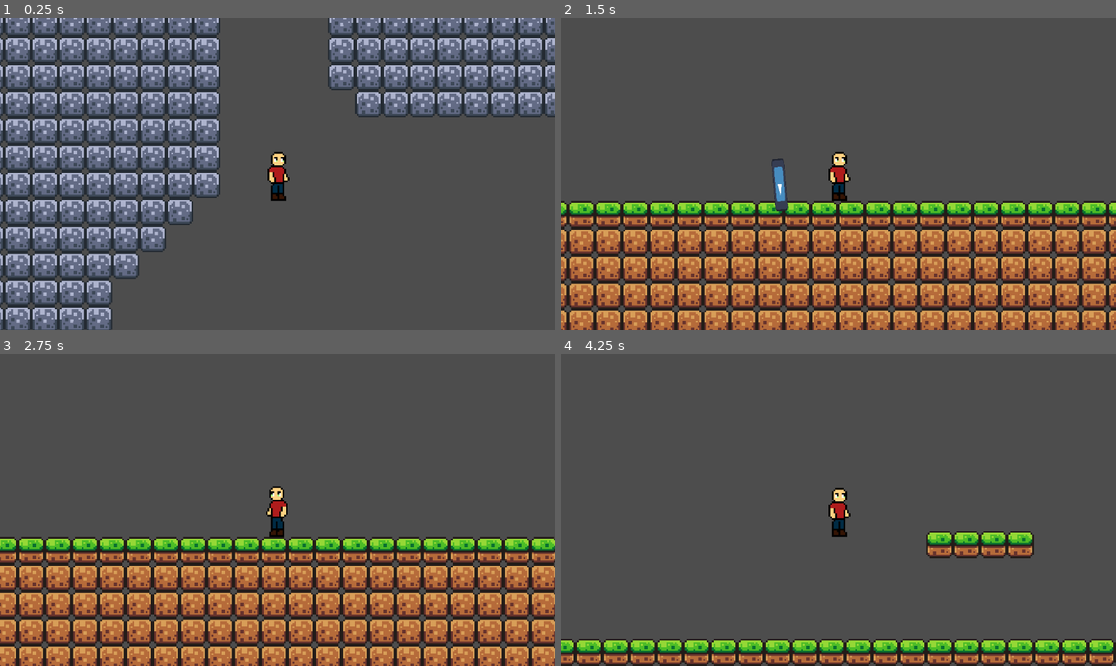
Above: before the commit, frames 1-4 (two rows, left to right).
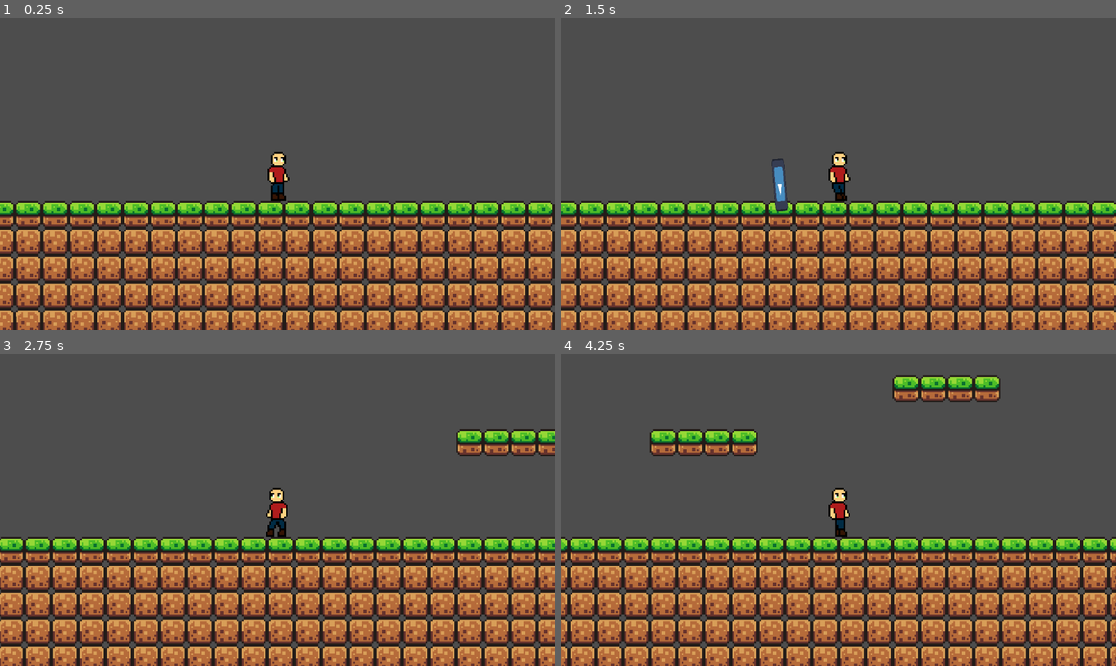
Above: after the commit, the same moments.

Repository: EduTOdev/BlockWorld
Game: Godot game, scene res://Stage/game.tscn
The game is run twice, just before and just after one commit, with the same random seed, the same clock (stepped at 60 frames per second) and the same inputs. The engine's default icon, where the game draws it, is replaced by a stand-in: a white triangle on a blue panel in a dark square.
Inputs (mouse positions are in pixels of both pictures, inside the frame that each line leads up to):
- Up to frame 1 (0.25 s): no input
- Up to frame 2 (1.5 s): tap Enter (ui_accept) at 0.5, 0.77 s; move the mouse to (960, 158) at 0.52 s; hold 1 (Arma0) 0.53-1.28 s; hold Right (ui_right) from 0.53 s (still down); click (960, 158) at 0.67 s; tap 2 (Arma1) at 0.8, 1.35 s; move the mouse to (727, 189) at 1.27 s; click (727, 189) at 1.42 s
- Up to frame 3 (2.75 s): tap Enter (ui_accept) at 1.52 s; tap Shift (Dash, bound only after the commit) at 1.55 s; move the mouse to (333, 441) at 2.02 s; release Right (ui_right) at 2.03 s; hold Left (ui_left) from 2.03 s (still down); hold Shift (Dash, bound only after the commit) from 2.03 s (still down); click (333, 441) at 2.17 s; tap 1 (Arma0) at 2.3 s
- Up to frame 4 (4.25 s): move the mouse to (810, 572) at 2.77 s; release Left (ui_left) at 2.78 s; release Shift (Dash, bound only after the commit) at 2.78 s; hold Right (ui_right) from 2.78 s (still down); tap 1 (Arma0) at 2.85 s; click (810, 572) at 2.92 s; tap Enter (ui_accept) at 3.02, 3.77 s; tap 2 (Arma1) at 3.05 s; move the mouse to (1005, 556) at 3.52 s; hold 2 (Arma1) from 3.53 s (still down); click (1005, 556) at 3.67 s; tap Shift (Dash, bound only after the commit) at 3.8 s

The runs differ from the first frame. In frame 1, 68% of the frame differs, in the area x 0-100%, y 0-100%; in frame 2, 25%; in frame 3, 26%; in frame 4, 42%.

Commit message:
Actualizado codigo laser y se agrego la habilidad de dash

Diff:
--- a/testmetodologiasagiles/Player/player.gd
+++ b/testmetodologiasagiles/Player/player.gd
@@ -1,8 +1,12 @@
 extends CharacterBody2D
 
 # Parametros Movimiento
-const SPEED = 150.0
-const JUMP_VELOCITY = -350.0
+@export var SPEED = 150.0
+@export var JUMP_VELOCITY = -350.0
+@export var DASHSPEED = 300.0
+@export var DashDuracion = 0.2
+var Direction
+var Dasheando = false
 
 # Aqui se guarda el arma actual y la lista de armas del player
 var armaSeleccionada: Node2D
@@ -42,6 +46,7 @@
 		position.x += 5
 	else: if !raycastIzq.is_colliding() and raycastDer.is_colliding(): # Correcion de esquinas Der -> Izq
 		position.x -= 5
+
 	# Manipular el salto del player
 	if Input.is_action_just_pressed("ui_accept") and tiempoAire < 0.1: # Coyote time
 		velocity.y = JUMP_VELOCITY
@@ -49,25 +54,49 @@
 		tiempoAire = 1
 
 	#Se recibe la input de movimiento del personaje y guarda 1 o -1 para indicar la direccion
-	var direction := Input.get_axis("ui_left", "ui_right")
-	if direction:
-		#Aplica la velocidad.x en base a la direccion
-		velocity.x = direction * SPEED
-		#Se giran los sprites en base a la direccion
-		$AnimatedSprite2D.flip_h = direction < 0
-		$WeaponHolder.position.x = 5 * direction
-	else:
-		#Si se suelta la tecla de movimiento se va reduciendo su velocidad gradualmente hasta llegar a 0
-		velocity.x = move_toward(velocity.x, 0, SPEED)
+	Direction = Input.get_axis("ui_left", "ui_right")
+	if !Dasheando:
+		if Direction:
+			#Aplica la velocidad.x en base a la direccion
+			velocity.x = Direction * SPEED
+			#Se giran los sprites en base a la direccion
+			$AnimatedSprite2D.flip_h = Direction < 0
+			if $AnimatedSprite2D.animation != "moving":
+				$AnimatedSprite2D.animation = "moving"
+				$AnimatedSprite2D.play()
+			$WeaponHolder.position.x = 5 * Direction
+		else:
+			#Si se suelta la tecla de movimiento se va reduciendo su velocidad gradualmente hasta llegar a 0
+			velocity.x = move_toward(velocity.x, 0, SPEED)
+			if velocity.x == 0 and $AnimatedSprite2D.animation != "idle":
+				$AnimatedSprite2D.animation = "idle"
 
 	move_and_slide()
 
-#Se detectan las teclas numericas para activar el cambio de armas
+#Se detectan las teclas para diversas acciones
 func _input(event: InputEvent) -> void:
-	if event.is_action_pressed("Arma0"):
-		equiparArma(armas[0])
-	elif event.is_action_pressed("Arma1"):
-		equiparArma(armas[1])
+	# Armas
+	for i in range(armas.size()):
+		if event.is_action_pressed("Arma" + str(i)):
+			equiparArma(armas[i])
+	# Movimiento
+	if event.is_action_pressed("Dash"):
+			dash()
+
+func dash():
+	if Dasheando:
+		return
+	Dasheando = true
+	#Aplica la velocidad.x en base a la direccion
+	if $AnimatedSprite2D.flip_h:
+		velocity.x = -1 * DASHSPEED
+	else:
+		velocity.x = 1 * DASHSPEED
+	#Se giran los sprites en base a la direccion
+	$AnimatedSprite2D.animation = "Dash"
+	$AnimatedSprite2D.play()
+	await get_tree().create_timer(DashDuracion).timeout
+	Dasheando = false
 
 func equiparArma(rutaArma: String):
 	#Se quita el arma actual
--- a/testmetodologiasagiles/Player/player.tscn
+++ b/testmetodologiasagiles/Player/player.tscn
@@ -1,7 +1,11 @@
-[gd_scene load_steps=9 format=3 uid="uid://dmmqmtr2blf3k"]
+[gd_scene load_steps=16 format=3 uid="uid://dmmqmtr2blf3k"]
 
 [ext_resource type="Script" uid="uid://b2yqag2th46o6" path="res://Player/player.gd" id="1_onrkg"]
 [ext_resource type="Texture2D" uid="uid://dynxlnf0hgwsh" path="res://Sprites/spritesheetPlayer.png" id="2_4ntmi"]
+
+[sub_resource type="AtlasTexture" id="AtlasTexture_5htga"]
+atlas = ExtResource("2_4ntmi")
+region = Rect2(0, 64, 32, 32)
 
 [sub_resource type="AtlasTexture" id="AtlasTexture_btcbx"]
 atlas = ExtResource("2_4ntmi")
@@ -19,8 +23,40 @@
 atlas = ExtResource("2_4ntmi")
 region = Rect2(96, 0, 32, 32)
 
+[sub_resource type="AtlasTexture" id="AtlasTexture_4ntmi"]
+atlas = ExtResource("2_4ntmi")
+region = Rect2(0, 32, 32, 32)
+
+[sub_resource type="AtlasTexture" id="AtlasTexture_vtle1"]
+atlas = ExtResource("2_4ntmi")
+region = Rect2(32, 32, 32, 32)
+
+[sub_resource type="AtlasTexture" id="AtlasTexture_od3ui"]
+atlas = ExtResource("2_4ntmi")
+region = Rect2(64, 32, 32, 32)
+
+[sub_resource type="AtlasTexture" id="AtlasTexture_00tjw"]
+atlas = ExtResource("2_4ntmi")
+region = Rect2(96, 32, 32, 32)
+
+[sub_resource type="AtlasTexture" id="AtlasTexture_x3vf3"]
+atlas = ExtResource("2_4ntmi")
+region = Rect2(128, 32, 32, 32)
+
+[sub_resource type="AtlasTexture" id="AtlasTexture_apopc"]
+atlas = ExtResource("2_4ntmi")
+region = Rect2(160, 32, 32, 32)
+
 [sub_resource type="SpriteFrames" id="SpriteFrames_vtle1"]
 animations = [{
+"frames": [{
+"duration": 1.0,
+"texture": SubResource("AtlasTexture_5htga")
+}],
+"loop": false,
+"name": &"Dash",
+"speed": 1.0
+}, {
 "frames": [{
 "duration": 1.0,
 "texture": SubResource("AtlasTexture_btcbx")
@@ -37,6 +73,29 @@
 "loop": true,
 "name": &"idle",
 "speed": 1.0
+}, {
+"frames": [{
+"duration": 1.0,
+"texture": SubResource("AtlasTexture_4ntmi")
+}, {
+"duration": 1.0,
+"texture": SubResource("AtlasTexture_vtle1")
+}, {
+"duration": 1.0,
+"texture": SubResource("AtlasTexture_od3ui")
+}, {
+"duration": 1.0,
+"texture": SubResource("AtlasTexture_00tjw")
+}, {
+"duration": 1.0,
+"texture": SubResource("AtlasTexture_x3vf3")
+}, {
+"duration": 1.0,
+"texture": SubResource("AtlasTexture_apopc")
+}],
+"loop": true,
+"name": &"moving",
+"speed": 10.0
 }]
 
 [sub_resource type="RectangleShape2D" id="RectangleShape2D_onrkg"]
--- a/testmetodologiasagiles/Stage/game.tscn
+++ b/testmetodologiasagiles/Stage/game.tscn
@@ -1,7 +1,9 @@
-[gd_scene load_steps=5 format=4 uid="uid://dl8jsa52egkva"]
+[gd_scene load_steps=6 format=4 uid="uid://dl8jsa52egkva"]
 
 [ext_resource type="Texture2D" uid="uid://biqhb3t8cfne" path="res://Sprites/world_tileset.png" id="2_axohr"]
 [ext_resource type="PackedScene" uid="uid://dmmqmtr2blf3k" path="res://Player/player.tscn" id="2_e2o6t"]
+
+[sub_resource type="PhysicsMaterial" id="PhysicsMaterial_4m8wv"]
 
 [sub_resource type="TileSetAtlasSource" id="TileSetAtlasSource_m1d6b"]
 texture = ExtResource("2_axohr")
@@ -153,6 +155,7 @@
 
 [sub_resource type="TileSet" id="TileSet_feb5d"]
 physics_layer_0/collision_layer = 1
+physics_layer_0/physics_material = SubResource("PhysicsMaterial_4m8wv")
 sources/1 = SubResource("TileSetAtlasSource_m1d6b")
 
 [node name="Game" type="Node2D"]
@@ -162,7 +165,7 @@
 tile_set = SubResource("TileSet_feb5d")
 
 [node name="Player" parent="." instance=ExtResource("2_e2o6t")]
-position = Vector2(-158, -47)
+position = Vector2(-132, 333)
 
 [node name="Camera2D" type="Camera2D" parent="Player"]
 zoom = Vector2(3.5, 3.5)
--- a/testmetodologiasagiles/project.godot
+++ b/testmetodologiasagiles/project.godot
@@ -12,7 +12,7 @@
 
 config/name="TestMetodologiasAgiles"
 run/main_scene="uid://dl8jsa52egkva"
-config/features=PackedStringArray("4.5", "Forward Plus")
+config/features=PackedStringArray("4.4", "Forward Plus")
 config/icon="res://icon.svg"
 
 [dotnet]
@@ -47,7 +47,12 @@
 "events": [Object(InputEventKey,"resource_local_to_scene":false,"resource_name":"","device":-1,"window_id":0,"alt_press …(191 unchanged characters)…
 ]
 }
+Dash={
+"deadzone": 0.2,
+"events": [Object(InputEventKey,"resource_local_to_scene":false,"resource_name":"","device":-1,"window_id":0,"alt_pressed":false,"shift_pressed":false,"ctrl_pressed":false,"meta_pressed":false,"pressed":false,"keycode":0,"physical_keycode":4194325,"key_label":0,"unicode":0,"location":0,"echo":false,"script":null)
+]
+}
 
 [rendering]
 
-textures/canvas_textures/default_texture_filter=0
+textures/canvas_textures/default_texture_filter=3
--- a/testmetodologiasagiles/weapons/Laser/laser.gd
+++ b/testmetodologiasagiles/weapons/Laser/laser.gd
@@ -2,19 +2,45 @@
 
 #Parametros Laser
 var laserVisible = false
+@export var LaserColor := Color.RED
+@export var LaserAnchura := 3.0
+@export var collisionMask: int = 1
+
+#Posicion Impacto
+var hitPosition: Vector2
+var hitCollider: Node = null
 
 func _process(_delta):
 	#Detecta en tiempo real si se esta manteniendo pulsado el clic izq del mouse
 	laserVisible = Input.is_mouse_button_pressed(MOUSE_BUTTON_LEFT)
-	#Activa redraw el cual manda a llamar draw constantemente para que se actualice la posicion del laser
-	#en tiempo real
 	if laserVisible:
+		var Laser = global_position
+		var Mouse = get_global_mouse_position()
+
+		var spaceState = get_world_2d().direct_space_state
+		var query = PhysicsRayQueryParameters2D.create(Laser, Mouse)
+		query.exclude = [get_parent().get_parent()]
+		query.collide_with_areas = true
+		query.collide_with_bodies = true
+
+		var result = spaceState.intersect_ray(query)
+		if result:
+			# Si hay colisión, usamos esa posición
+			hitPosition = result.position
+			hitCollider = result.collider
+		else:
+			# Si no hay colisión, llega hasta el mouse
+			hitPosition = Mouse
+			hitCollider = null
 		queue_redraw()
 	else:
 		queue_redraw()
 
+#Si el laser esta activado se dibuja desde su posicion hasta la posicion del mouse
 func _draw():
-	if laserVisible:
-		var a = Vector2.ZERO
-		var b = to_local(get_global_mouse_position())
-		draw_line(a, b, Color.RED, 3)
+	if not laserVisible:
+		return
+
+	var startLocal = Vector2.ZERO
+	var endLocal = to_local(hitPosition)
+	draw_line(startLocal, endLocal, LaserColor, LaserAnchura)
Binary file changed: testmetodologiasagiles/Sprites/spritesheetPlayer.png
Not shown, changed: testmetodologiasagiles/Sprites/spritesheetPlayer.png.import
Not shown, changed: testmetodologiasagiles/Sprites/world_tileset.png.import
Not shown, changed: testmetodologiasagiles/icon.svg.import
